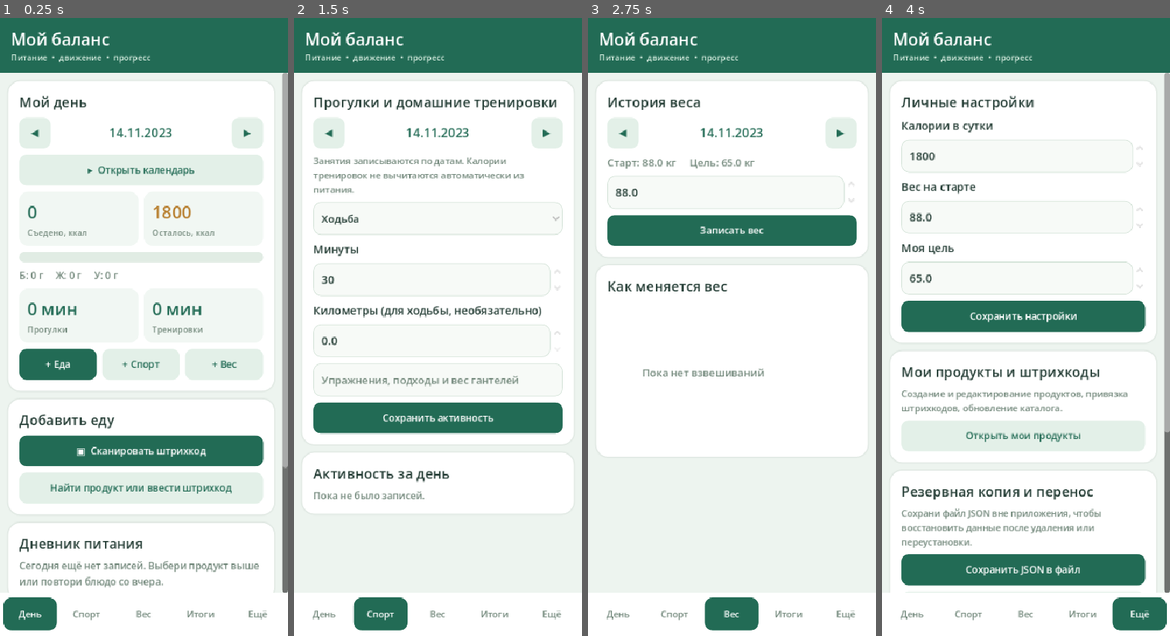
Above: before the commit, frames 1-4 (left to right).
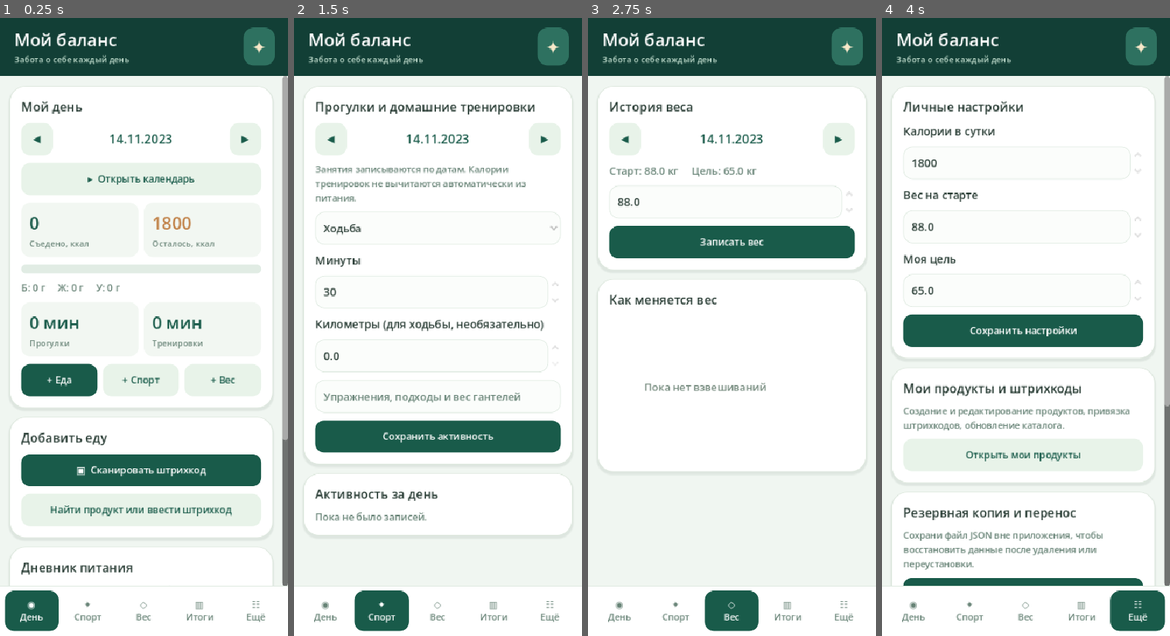
Above: after the commit, the same moments.

Repository: Domenklay/My_balance
Game: Godot game, scene res://main.tscn
The game is run twice, just before and just after one commit, with the same random seed, the same clock (stepped at 60 frames per second) and the same inputs.
Inputs (mouse positions are in pixels of both pictures, inside the frame that each line leads up to):
- Up to frame 1 (0.25 s): no input
- Up to frame 2 (1.5 s): click (322, 611) at 0.5 s, where only the run before the commit has a clickable "День"; click (380, 611) at 1.25 s, where only the run before the commit has a clickable "Спорт"
- Up to frame 3 (2.75 s): click (732, 611) at 2 s, where only the run before the commit has a clickable "Вес"
- Up to frame 4 (4 s): click (1083, 611) at 2.75 s, where only the run before the commit has a clickable "Итоги"; click (1138, 611) at 3.5 s, where only the run before the commit has a clickable "Ещё"

The runs differ from the first frame. In frame 1, 30% of the frame differs, in the area x 0-100%, y 0-100%; in frame 2, 24%; in frame 3, 18%; in frame 4, 30%.

Commit message:
Visual refresh: forest-and-mint branding, softer layered cards and icon-labeled bottom navigation

Diff:
--- a/godot/src/main.gd
+++ b/godot/src/main.gd
@@ -3,15 +3,18 @@
 const StoreScript = preload("res://src/store.gd")
 const GraphScript = preload("res://src/weight_graph.gd")
 const BarcodeScript = preload("res://src/barcode_lookup.gd")
-const GREEN = Color("#226b55")
-const INK = Color("#233c34")
-const MUTED = Color("#71877a")
-const PALE = Color("#f1f7f3")
+const GREEN = Color("#195b4a")
+const DEEP = Color("#123f36")
+const MINT = Color("#cdebd8")
+const INK = Color("#263a32")
+const MUTED = Color("#678376")
+const PALE = Color("#f2f7f2")
 const WHITE = Color("#ffffff")
-const ACCENT = Color("#b57a27")
-const INPUT_BG = Color("#f7faf7")
-const BORDER = Color("#d3e2d7")
-const SECONDARY = Color("#e3f0e8")
+const ACCENT = Color("#bf7e43")
+const SOFT_GOLD = Color("#f8e8c9")
+const INPUT_BG = Color("#fbfdfb")
+const BORDER = Color("#dfeae1")
+const SECONDARY = Color("#e8f3e9")
 
 var store = StoreScript.new()
 var date: String = Time.get_date_string_from_system()
@@ -67,7 +70,7 @@
         if barcode_scanner.has_signal("barcode_cancelled"):
             barcode_scanner.connect("barcode_cancelled", Callable(self, "_on_barcode_scan_cancelled"))
     var backdrop = ColorRect.new()
-    backdrop.color = Color("#edf4ef")
+    backdrop.color = Color("#f0f6f1")
     backdrop.set_anchors_and_offsets_preset(Control.PRESET_FULL_RECT)
     add_child(backdrop)
     shell = VBoxContainer.new()
@@ -76,18 +79,36 @@
     add_child(shell)
     var title = PanelContainer.new()
     var head_style = StyleBoxFlat.new()
-    head_style.bg_color = GREEN
-    head_style.content_margin_left = 16
-    head_style.content_margin_right = 16
+    head_style.bg_color = DEEP
+    head_style.content_margin_left = 21
+    head_style.content_margin_right = 19
     head_style.content_margin_top = 14
-    head_style.content_margin_bottom = 14
+    head_style.content_margin_bottom = 16
     title.add_theme_stylebox_override("panel", head_style)
     shell.add_child(title)
-    var heading = VBoxContainer.new()
-    heading.add_theme_constant_override("separation", 1)
+    var heading = HBoxContainer.new()
+    heading.add_theme_constant_override("separation", 8)
     title.add_child(heading)
-    _label(heading, "Мой баланс", 24, WHITE)
-    _label(heading, "Питание  •  движение  •  прогресс", 12, Color("#d9efe2"))
+    var brand = VBoxContainer.new()
+    brand.size_flags_horizontal = Control.SIZE_EXPAND_FILL
+    brand.add_theme_constant_override("separation", 3)
+    heading.add_child(brand)
+    _label(brand, "Мой баланс", 25, WHITE)
+    _label(brand, "Забота о себе каждый день", 12, Color("#c8e4d4"))
+    var insignia = PanelContainer.new()
+    insignia.custom_minimum_size = Vector2(46, 46)
+    var logo_style = StyleBoxFlat.new()
+    logo_style.bg_color = Color("#2e7160")
+    logo_style.set_corner_radius_all(15)
+    logo_style.content_margin_left = 11
+    logo_style.content_margin_right = 11
+    logo_style.content_margin_top = 7
+    logo_style.content_margin_bottom = 5
+    insignia.add_theme_stylebox_override("panel", logo_style)
+    heading.add_child(insignia)
+    var symbol = _label(insignia, "✦", 26, SOFT_GOLD)
+    symbol.horizontal_alignment = HORIZONTAL_ALIGNMENT_CENTER
+    symbol.vertical_alignment = VERTICAL_ALIGNMENT_CENTER
     scroll = ScrollContainer.new()
     scroll.size_flags_vertical = Control.SIZE_EXPAND_FILL
     scroll.size_flags_horizontal = Control.SIZE_EXPAND_FILL
@@ -99,15 +120,15 @@
     shell.add_child(scroll)
     body = VBoxContainer.new()
     body.size_flags_horizontal = Control.SIZE_EXPAND_FILL
-    body.add_theme_constant_override("separation", 12)
+    body.add_theme_constant_override("separation", 13)
     var margins = MarginContainer.new()
     margins.size_flags_horizontal = Control.SIZE_EXPAND_FILL
     margins.mouse_filter = Control.MOUSE_FILTER_PASS
     body.mouse_filter = Control.MOUSE_FILTER_PASS
-    margins.add_theme_constant_override("margin_left", 12)
-    margins.add_theme_constant_override("margin_right", 12)
-    margins.add_theme_constant_override("margin_top", 12)
-    margins.add_theme_constant_override("margin_bottom", 16)
+    margins.add_theme_constant_override("margin_left", 14)
+    margins.add_theme_constant_override("margin_right", 14)
+    margins.add_theme_constant_override("margin_top", 14)
+    margins.add_theme_constant_override("margin_bottom", 22)
     scroll.add_child(margins)
     margins.add_child(body)
     note_save_timer = Timer.new()
@@ -289,7 +310,7 @@
     st.bg_color = INPUT_BG
     st.border_color = BORDER
     st.set_border_width_all(1)
-    st.set_corner_radius_all(11)
+    st.set_corner_radius_all(13)
     st.content_margin_left = 12
     st.content_margin_right = 12
     st.content_margin_top = 11
@@ -320,7 +341,7 @@
     # Let a swipe begun over a button reach the parent ScrollContainer.
     b.mouse_filter = Control.MOUSE_FILTER_PASS
     var compact = s in ["◀", "▶", "‹", "›", "✎", "×", "+"]
-    b.custom_minimum_size = Vector2(46 if compact else 0, 45)
+    b.custom_minimum_size = Vector2(46 if compact else 0, 47)
     b.size_flags_horizontal = Control.SIZE_SHRINK_CENTER if compact else Control.SIZE_EXPAND_FILL
     b.add_theme_font_size_override("font_size", 14)
     for mode in ["normal", "hover", "pressed"]:
@@ -330,7 +351,7 @@
             st.bg_color = Color("#cfebd8") if secondary else Color("#195a46")
         elif mode == "pressed":
             st.bg_color = Color("#c2dfcc") if secondary else Color("#164d3c")
-        st.set_corner_radius_all(11)
+        st.set_corner_radius_all(13)
         st.content_margin_left = 10
         st.content_margin_right = 10
         st.content_margin_top = 7
@@ -348,29 +369,52 @@
     parent.add_child(b)
     return b
 
-func _card(title: String) -> VBoxContainer:
+func _card(title: String, variant: String = "plain") -> VBoxContainer:
     var panel = PanelContainer.new()
     panel.mouse_filter = Control.MOUSE_FILTER_PASS
     panel.size_flags_horizontal = Control.SIZE_EXPAND_FILL
     var style = StyleBoxFlat.new()
-    style.bg_color = WHITE
-    style.set_corner_radius_all(18)
-    style.shadow_color = Color(0.12, 0.22, 0.16, 0.08)
-    style.shadow_size = 3
-    style.content_margin_left = 16
-    style.content_margin_right = 16
-    style.content_margin_top = 16
-    style.content_margin_bottom = 16
+    style.bg_color = DEEP if variant == "hero" else (Color("#eaf5e9") if variant == "tint" else WHITE)
+    style.set_corner_radius_all(22)
+    style.border_color = Color("#dfe9df") if variant == "plain" else style.bg_color
+    style.set_border_width_all(1)
+    style.shadow_color = Color(0.06, 0.17, 0.11, 0.08)
+    style.shadow_size = 5 if variant == "hero" else 3
+    style.shadow_offset = Vector2(0, 3)
+    style.content_margin_left = 17
+    style.content_margin_right = 17
+    style.content_margin_top = 17
+    style.content_margin_bottom = 17
     panel.add_theme_stylebox_override("panel", style)
     body.add_child(panel)
     var content = VBoxContainer.new()
     content.mouse_filter = Control.MOUSE_FILTER_PASS
     content.size_flags_horizontal = Control.SIZE_EXPAND_FILL
-    content.add_theme_constant_override("separation", 9)
+    content.add_theme_constant_override("separation", 11)
     panel.add_child(content)
     if not title.is_empty():
-        _label(content, title, 20, INK)
+        _label(content, title, 18, WHITE if variant == "hero" else INK)
     return content
+
+func _macro_chip(parent: Node, caption: String, value: float, tint: Color) -> void:
+    var panel = PanelContainer.new()
+    panel.mouse_filter = Control.MOUSE_FILTER_IGNORE
+    panel.size_flags_horizontal = Control.SIZE_EXPAND_FILL
+    var style = StyleBoxFlat.new()
+    style.bg_color = Color("#286453")
+    style.set_corner_radius_all(12)
+    style.content_margin_left = 9
+    style.content_margin_right = 7
+    style.content_margin_top = 9
+    style.content_margin_bottom = 9
+    panel.add_theme_stylebox_override("panel", style)
+    parent.add_child(panel)
+    var content = VBoxContainer.new()
+    content.add_theme_constant_override("separation", 3)
+    panel.add_child(content)
+    _label(content, caption, 11, Color("#cee4d6"))
+    _label(content, str(roundi(value)) + " г", 19, tint)
+
 
 func _number(parent: Node, value: float, minimum: float, maximum: float, step: float = 1.0) -> SpinBox:
     var spin = SpinBox.new()
@@ -425,25 +469,34 @@
 
 func _make_tabs() -> void:
     var bar = PanelContainer.new()
+    bar.name = "BottomNavigation"
     var st = StyleBoxFlat.new()
     st.bg_color = WHITE
-    st.content_margin_left = 5
-    st.content_margin_right = 5
+    st.border_color = BORDER
+    st.border_width_top = 1
+    st.content_margin_left = 7
+    st.content_margin_right = 7
     st.content_margin_top = 7
-    st.content_margin_bottom = 8
+    st.content_margin_bottom = 7
     bar.add_theme_stylebox_override("panel", st)
     shell.add_child(bar)
     var row = HBoxContainer.new()
+    row.add_theme_constant_override("separation", 2)
     bar.add_child(row)
     var tabs = [
-        ["День", "day"], ["Спорт", "activity"], ["Вес", "weight"],
-        ["Итоги", "stats"], ["Ещё", "settings"]
+        ["◉", "День", "day"],
+        ["✦", "Спорт", "activity"],
+        ["◇", "Вес", "weight"],
+        ["▥", "Итоги", "stats"],
+        ["☷", "Ещё", "settings"]
     ]
     for item in tabs:
-        var target: String = item[1]
-        var b = _button(row, item[0], func(): _navigate_to_tab(target), true)
-        b.custom_minimum_size.y = 48
+        var target: String = item[2]
+        var b = _button(row, item[0] + "\n" + item[1], func(): _navigate_to_tab(target), true)
+        b.custom_minimum_size.y = 59
+        b.clip_text = true
         b.add_theme_font_size_override("font_size", 13)
+        b.add_theme_constant_override("h_separation", 3)
         tab_buttons[target] = b
     _update_tabs()
 
@@ -453,12 +506,13 @@
         var active = key == tab
         var box_style = StyleBoxFlat.new()
         box_style.bg_color = GREEN if active else WHITE
-        box_style.set_corner_radius_all(12)
+        box_style.set_corner_radius_all(14)
         for state in ["normal", "hover", "pressed"]:
             b.add_theme_stylebox_override(state, box_style)
         var color = WHITE if active else MUTED
         for state in ["font_color", "font_hover_color", "font_pressed_color"]:
             b.add_theme_color_override(state, color)
+
 
 func _style_progress(bar: ProgressBar) -> void:
     var track = StyleBoxFlat.new()
@@ -470,7 +524,7 @@
     bar.mouse_filter = Control.MOUSE_FILTER_IGNORE
     bar.add_theme_stylebox_override("background", track)
     bar.add_theme_stylebox_override("fill", fill)
-    bar.custom_minimum_size.y = 15
+    bar.custom_minimum_size.y = 13
     bar.show_percentage = false
 
 func _metric_tile(parent: Node, value: String, caption: String, tone: Color = GREEN) -> void:
